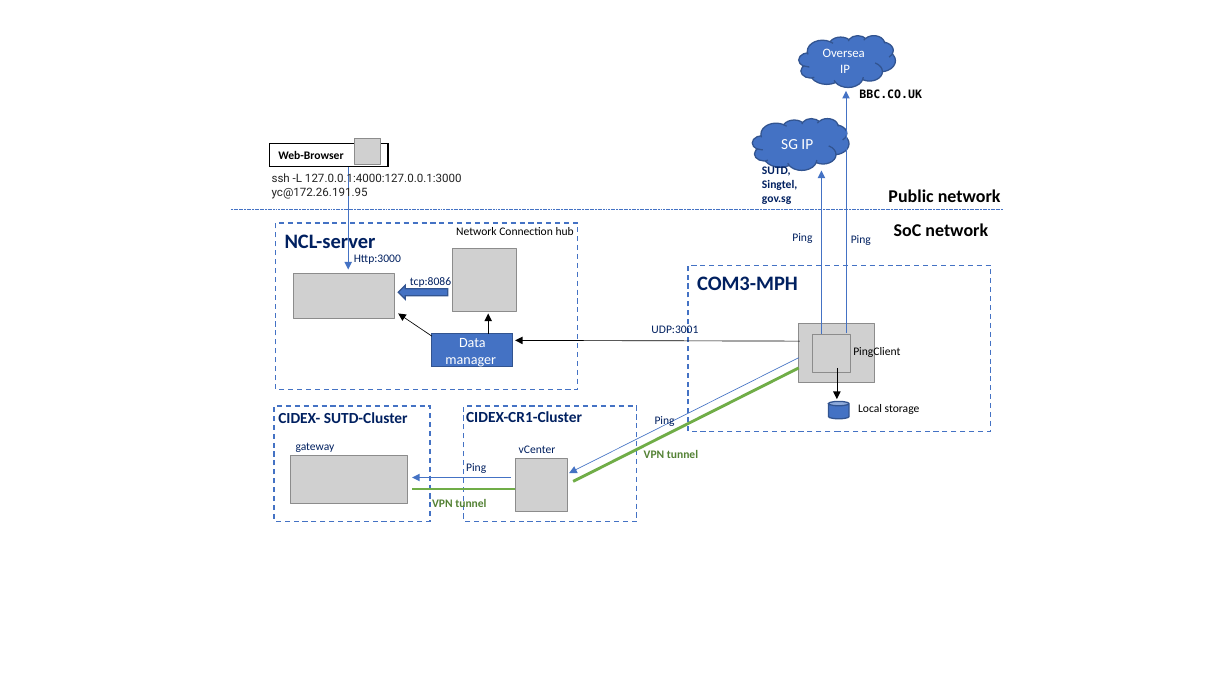
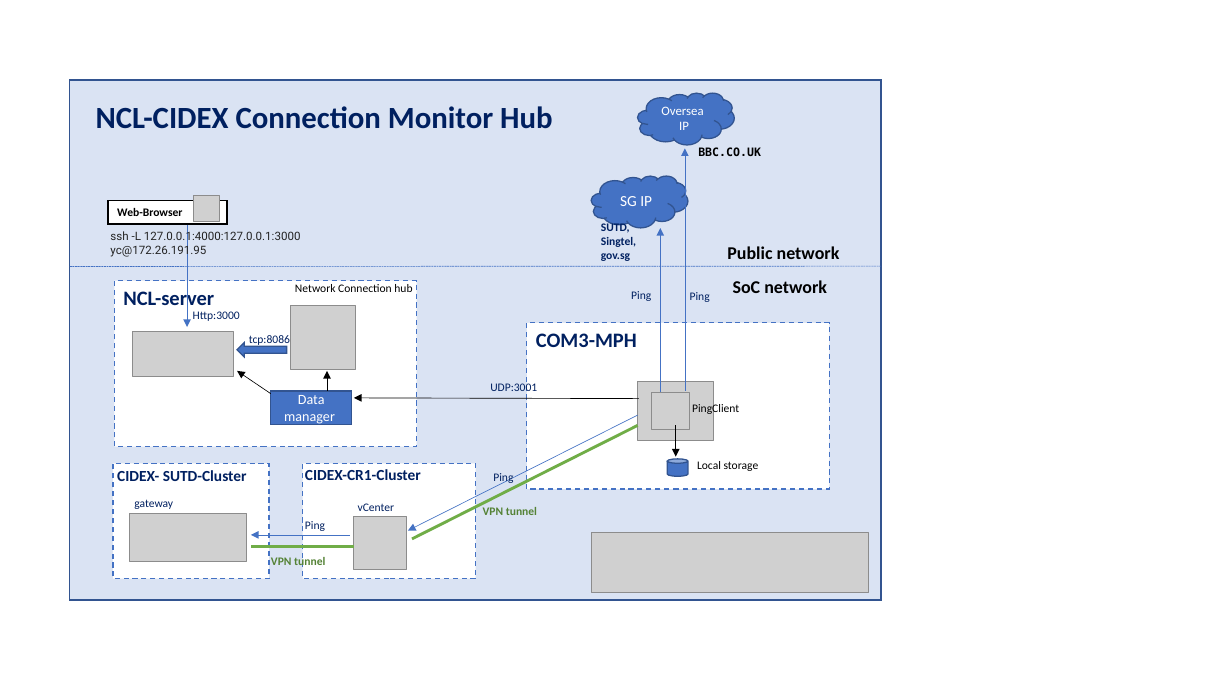
Before and after one commit to LiuYuancheng/NetworkConnDashboard, a slide deck: slide 1 of doc/designDoc.pptx. Drawn at 1232x693 pixels with LibreOffice and Linux fonts; fonts in the diff are those of the drawing; grey boxes stand for pictures. Boxes give left, top, right and bottom in pixels: in the first picture for what was removed or moved away, otherwise in the second. Text is boxed around its words. In the diff, an @@ line names an element or a change of style, - is before the commit and + after.

```diff
--- a/doc/designDoc.pptx
+++ b/doc/designDoc.pptx
@@ rectangle added at (x1=70, y1=80, x2=882, y2=601), fill #DAE3F3, outline #325491 1 pt @@
@@ text added at (x1=96, y1=106, x2=552, y2=129), 24 pt, text #002060, bold @@
+NCL-CIDEX Connection Monitor Hub
@@ line moved from (231, 209) - (1003, 209) to (70, 266) - (882, 266) @@
@@ 9 texts, 5 rectangles, 5 arrows, 4 pictures, 2 clouds, 1 cylinder moved together from (x1=269, y1=35, x2=991, y2=521) to (x1=108, y1=93, x2=829, y2=579) @@
@@ 14 texts, 4 arrows, 3 pictures, 2 lines, 1 rectangle, 1 right arrow moved together from (x1=278, y1=89, x2=1001, y2=510) to (x1=117, y1=147, x2=840, y2=567) @@
@@ picture added at (x1=592, y1=532, x2=869, y2=592) @@
```
Also in this commit, not shown: 3 other files.
